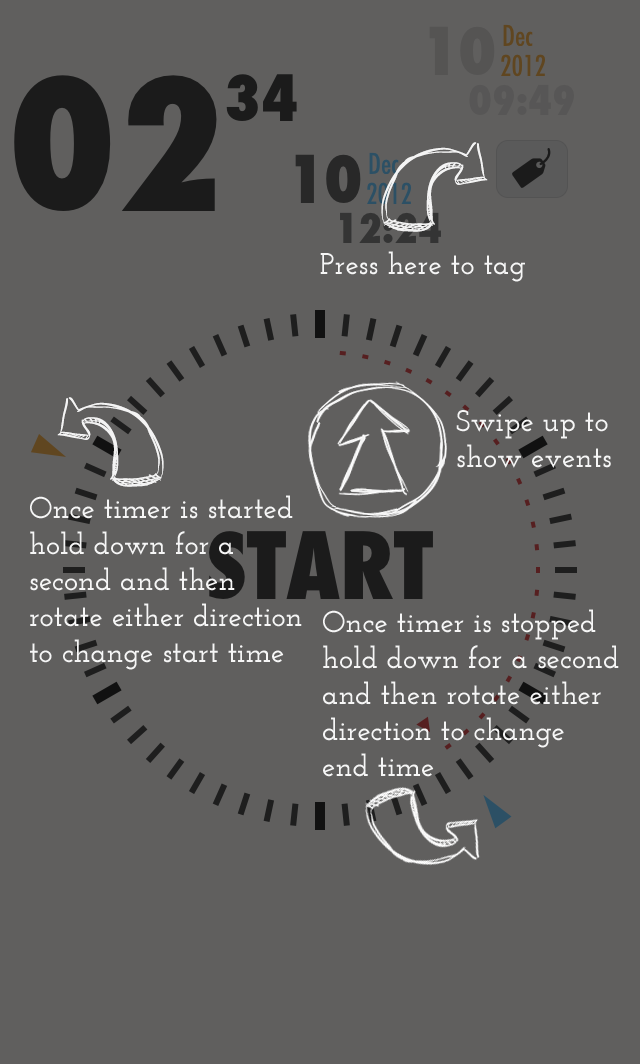
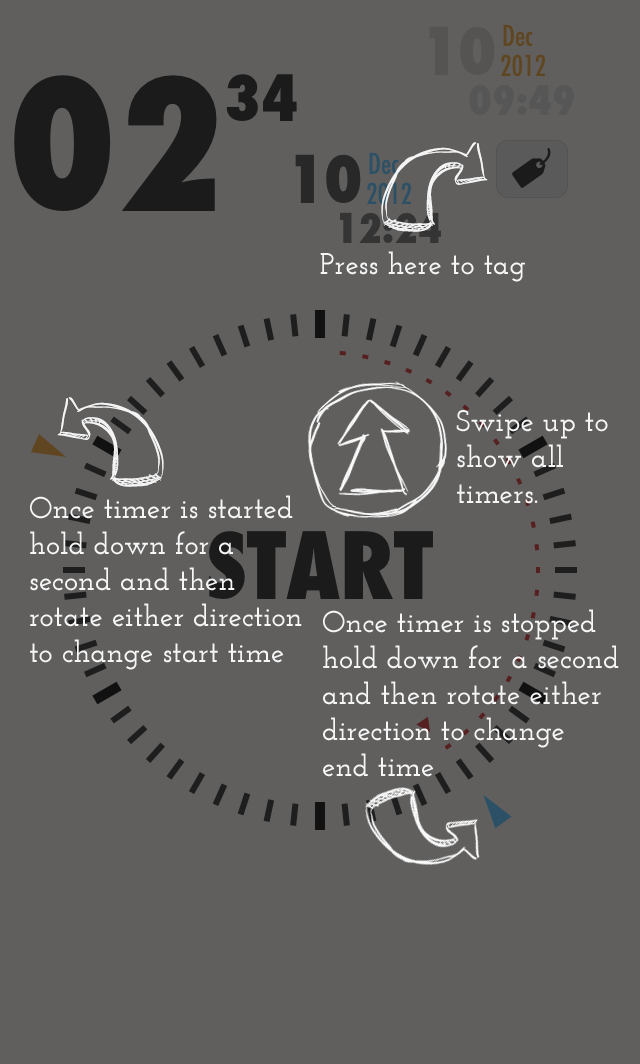
Two versions of the same layered image (640x1064). Layer-by-layer changes:
renamed "Swipe up to show events" to "Swipe up to show all timers.", painted on it over [457, 444, 611, 504]
painted on "Layer 9" over [459, 484, 472, 487]
"Layer 8": opacity 100% → 60%, painted on it over [457, 444, 611, 504]
"Layer 7": opacity 60% → 100%, moved it out of group "Group 1", painted on it over [457, 444, 611, 504]
